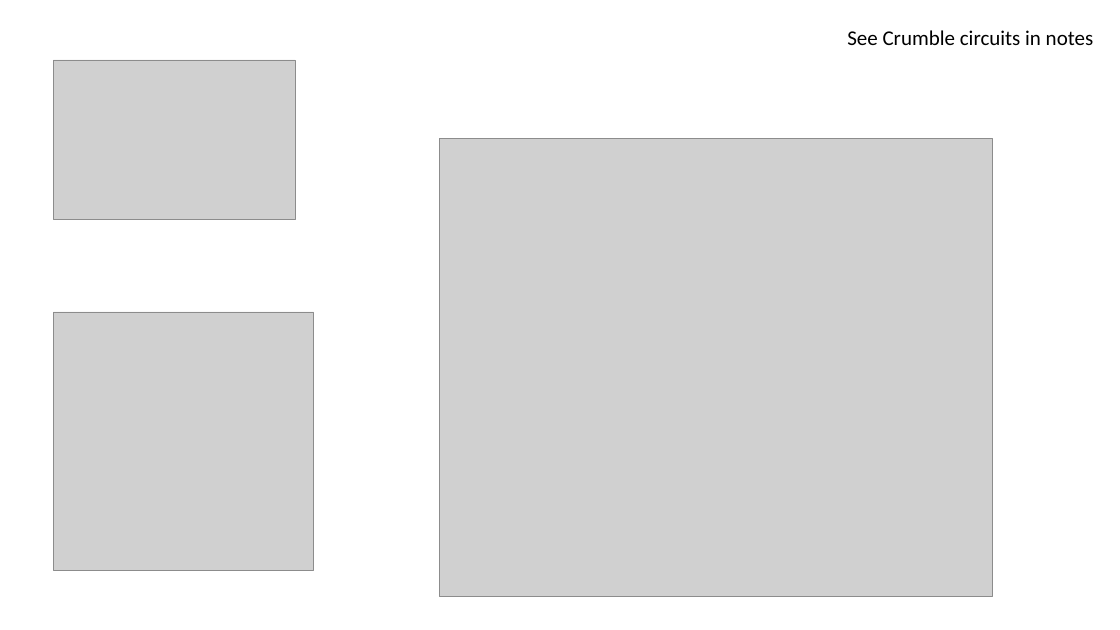
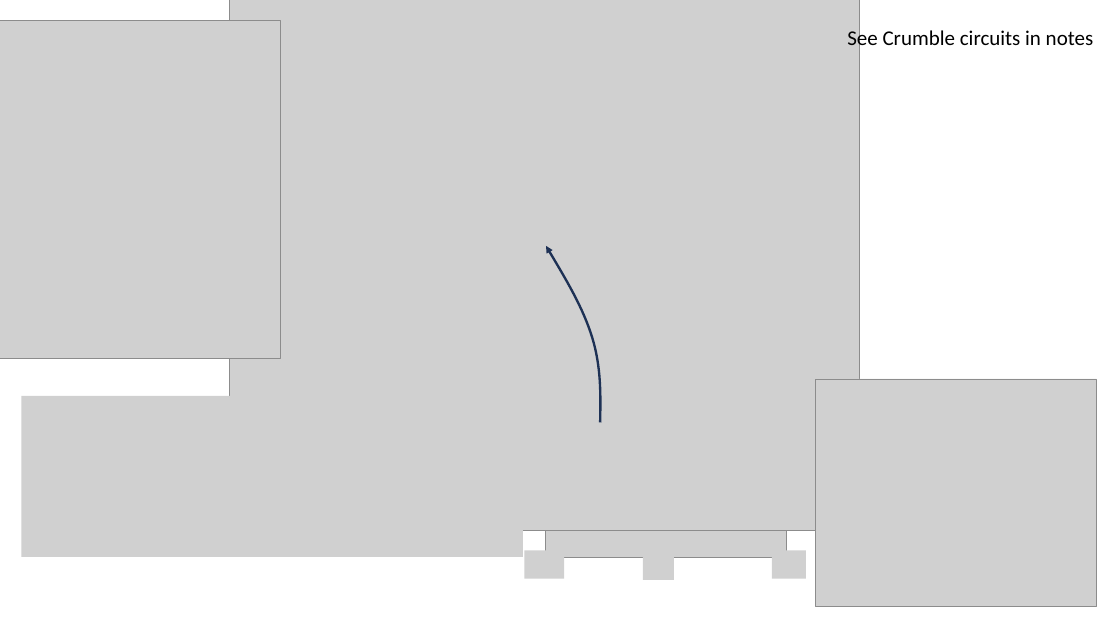
Before and after one commit to kishonyWIS/diagonal_syndrome_extraction_surface_code, a slide deck: slide 8 of Diagonal Schedule.pptx (slide 5 before the commit). Drawn at 1120x630 pixels with LibreOffice and Linux fonts; fonts in the diff are those of the drawing; grey boxes stand for pictures. Boxes give left, top, right and bottom in pixels: in the first picture for what was removed or moved away, otherwise in the second. Text is boxed around its words. In the diff, an @@ line names an element or a change of style, - is before the commit and + after.

```diff
--- a/Diagonal Schedule.pptx
+++ b/Diagonal Schedule.pptx
@@ picture added at (0,20,281,358) @@
@@ picture added at (229,0,860,531) @@
@@ picture removed at (54,60,296,219) @@
@@ picture removed at (439,139,992,597) @@
@@ freeform shape added at (546,246,601,423), outline #1E3256 2 pt @@
@@ picture removed at (54,312,314,570) @@
@@ picture added at (816,379,1097,607) @@
@@ picture added at (21,396,523,557) @@
@@ picture added at (545,436,786,558) @@
@@ picture added at (524,550,564,579) @@
@@ picture added at (643,552,674,581) @@
@@ picture added at (772,550,807,579) @@
```
Also in this commit, not shown: 7 other slides changed, 3 slides added, 1 slide removed, 4 other files.
